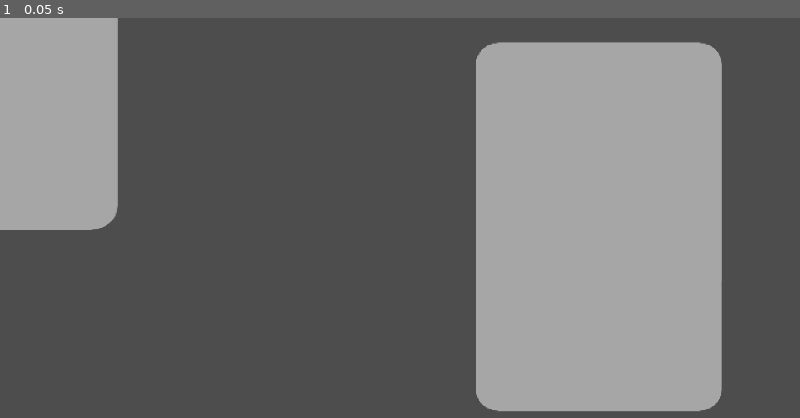
Above: before the commit, frame 1.
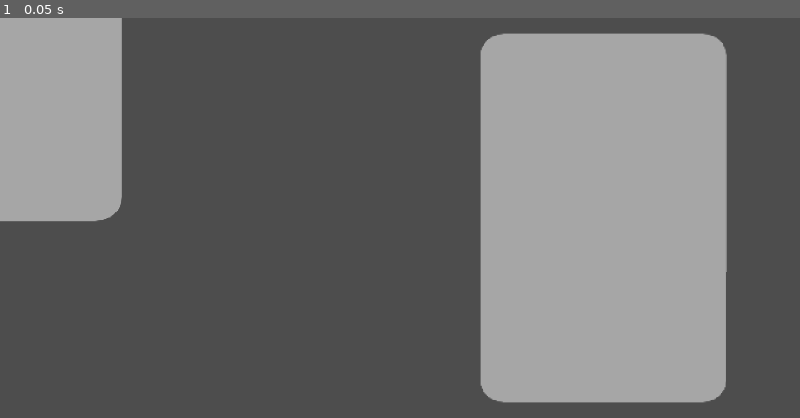
Above: after the commit, the same moment.

Repository: awadui/awesomeplatformer
Game: Godot game, scene res://CardSystem/CardSelectionInterface.tscn
Two runs of this game, one before a commit and one after it. Both use one fixed random seed, a clock stepped at 60 frames per second and the inputs below. This scene is started directly instead of the project's main scene.
Inputs:
- Up to frame 1 (0.05 s): no input

The runs differ from the first frame. In frame 1, 3.0% of the frame differs, in the area x 0-91%, y 0-99%.

Commit message:
checkpoint system

Diff:
--- a/awesomeplatformer/CardSystem/CardSelectionInterface.tscn
+++ b/awesomeplatformer/CardSystem/CardSelectionInterface.tscn
@@ -158,8 +158,7 @@
 &"cards come in": SubResource("Animation_rfweo")
 }
 
-[node name="CardSelectionInterface" type="Node2D"]
-position = Vector2(-2, 4)
+[node name="CardSelectionInterface" type="CanvasLayer"]
 
 [node name="CardLeft" type="Sprite2D" parent="."]
 position = Vector2(-13, -1)
--- a/awesomeplatformer/Scenes/Checkpoint.tscn
+++ b/awesomeplatformer/Scenes/Checkpoint.tscn
@@ -1,3 +1,8 @@
-[gd_scene format=3 uid="uid://pdg5ul8n3nqu"]
+[gd_scene load_steps=2 format=3 uid="uid://pdg5ul8n3nqu"]
 
-[node name="Checkpoint" type="Node2D"]
+[ext_resource type="Script" uid="uid://blb6s8dq15706" path="res://Scenes/checkpoint.gd" id="1_wp6dl"]
+
+[node name="Checkpoint" type="Area2D"]
+script = ExtResource("1_wp6dl")
+
+[node name="CollisionShape2D" type="CollisionShape2D" parent="."]
--- /dev/null
+++ b/awesomeplatformer/Scenes/CollisionShape.tscn
@@ -0,0 +1,3 @@
+[gd_scene format=3 uid="uid://bh7wiwukf5p6v"]
+
+[node name="CollisionShape" type="CollisionShape2D"]
--- a/awesomeplatformer/UIfixed.tscn
+++ b/awesomeplatformer/UIfixed.tscn
@@ -1,17 +1,55 @@
-[gd_scene load_steps=2 format=3 uid="uid://cxjg1b60iinlx"]
+[gd_scene load_steps=6 format=3 uid="uid://cxjg1b60iinlx"]
 
-[sub_resource type="Theme" id="Theme_asjjr"]
+[ext_resource type="Script" uid="uid://cwiida8yn5qjj" path="res://health_bar.gd" id="1_ygx44"]
+
+[sub_resource type="StyleBoxEmpty" id="StyleBoxEmpty_02rjj"]
+
+[sub_resource type="StyleBoxFlat" id="StyleBoxFlat_wr2w7"]
+bg_color = Color(0.40715307, 0.654152, 0.6247292, 1)
+
+[sub_resource type="StyleBoxFlat" id="StyleBoxFlat_mmmlw"]
+bg_color = Color(0.16206557, 0.1620656, 0.16206548, 1)
+expand_margin_left = 1.0
+expand_margin_top = 1.0
+expand_margin_right = 1.0
+expand_margin_bottom = 1.0
+shadow_color = Color(0, 0, 0, 0.27450982)
+shadow_offset = Vector2(0, 1)
+
+[sub_resource type="StyleBoxFlat" id="StyleBoxFlat_k4oyk"]
+bg_color = Color(1, 0.011764706, 0.27450982, 1)
 
 [node name="UIfixed" type="CanvasLayer"]
 
 [node name="HealthBar" type="ProgressBar" parent="."]
-offset_left = 308.0
+z_index = 1
+offset_left = 292.0
 offset_top = 1.0
-offset_right = 348.0
+offset_right = 332.0
 offset_bottom = 41.0
-scale = Vector2(1.3280401, 0.7392764)
-theme = SubResource("Theme_asjjr")
-fill_mode = 1
+scale = Vector2(1.695, 0.3)
+theme_override_styles/background = SubResource("StyleBoxEmpty_02rjj")
+theme_override_styles/fill = SubResource("StyleBoxFlat_wr2w7")
+value = 60.0
+show_percentage = false
+script = ExtResource("1_ygx44")
+
+[node name="DamageBar" type="ProgressBar" parent="HealthBar"]
+z_index = -1
+layout_mode = 1
+anchors_preset = 15
+anchor_right = 1.0
+anchor_bottom = 1.0
+grow_horizontal = 2
+grow_vertical = 2
+theme_override_styles/background = SubResource("StyleBoxFlat_mmmlw")
+theme_override_styles/fill = SubResource("StyleBoxFlat_k4oyk")
+value = 80.0
+show_percentage = false
+
+[node name="Timer" type="Timer" parent="HealthBar"]
+wait_time = 0.4
+one_shot = true
 
 [node name="damage counter" type="Label" parent="."]
 offset_right = 40.0
Not shown: 1 places in awesomeplatformer/Scenes/world.tscn that only renumber resources
